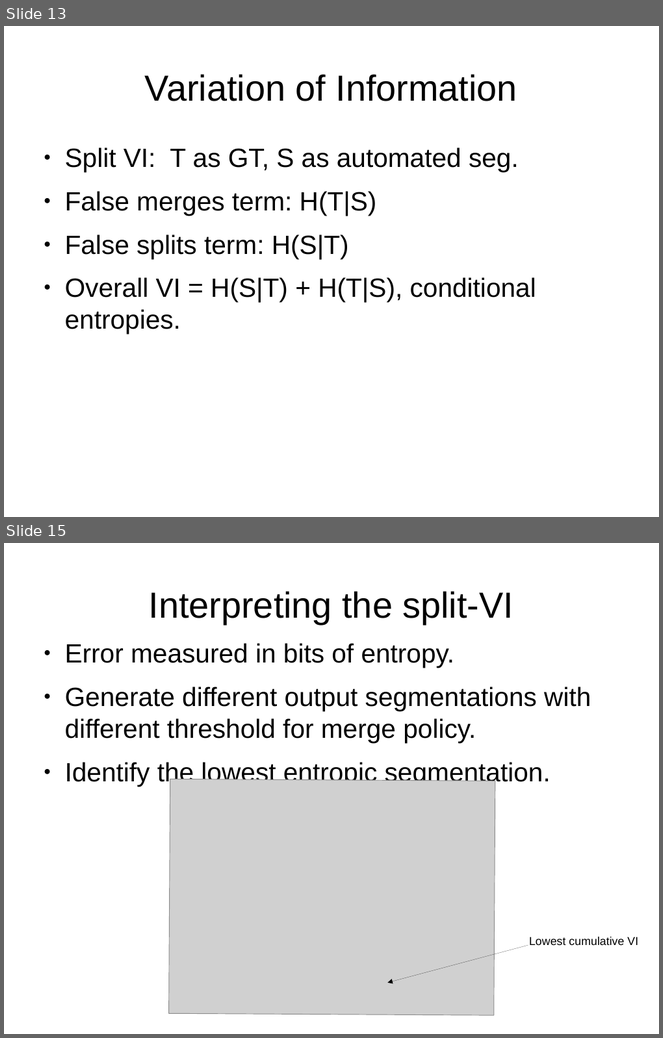
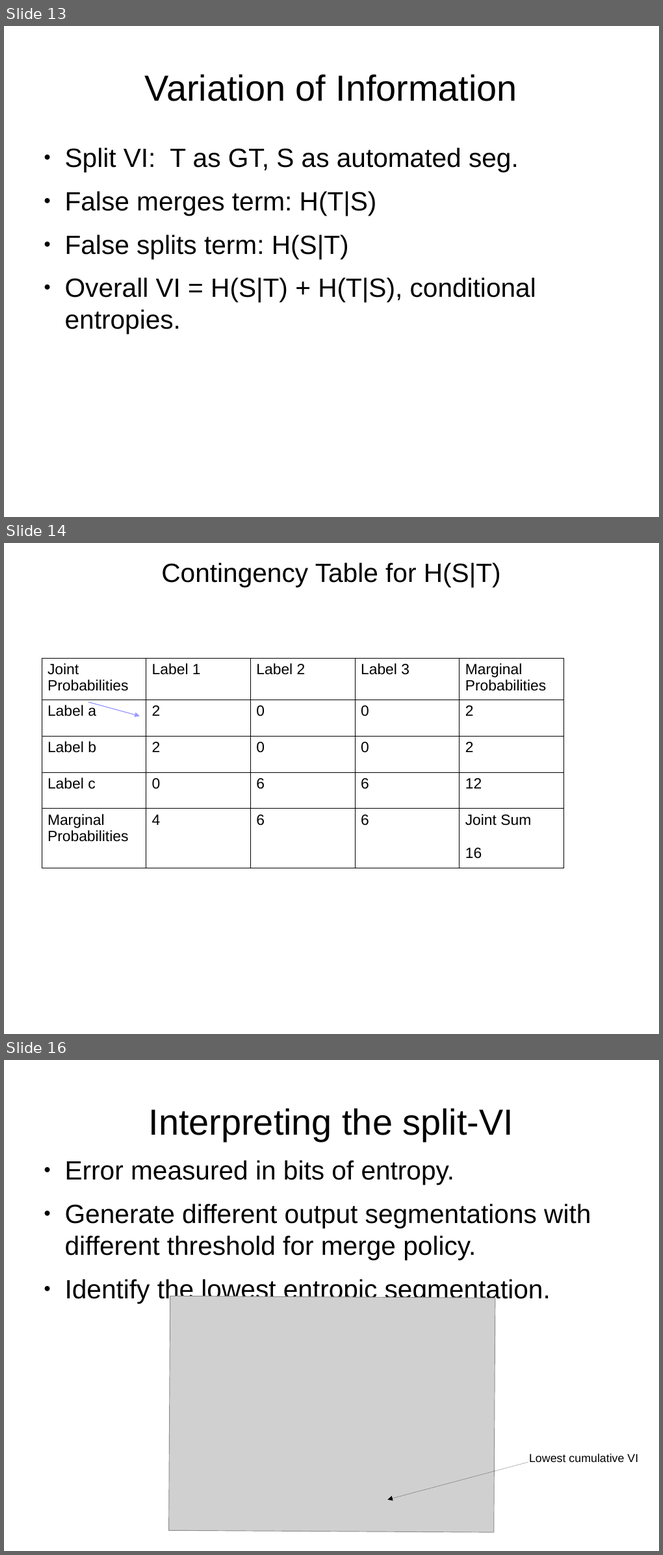
Before and after one commit to JohnnyTeutonic/view_all, a slide deck: Segmentation_Presentation.odp. Shown one above the other, each under a label of ours: slides 13 and 15 before the commit, slides 13, 14 and 16 after it; the slides between them are not shown. The pictures are 663x1038 and 663x1555 pixels, drawn with LibreOffice and Linux fonts; fonts in the diff are those of the drawing; grey boxes stand for pictures. Boxes give left, top, right and bottom in pixels: in the first picture for what was removed or moved away, otherwise in the second. Text is boxed around its words. In the diff, an @@ line names an element or a change of style, - is before the commit and + after.

```diff
--- a/Segmentation_Presentation.odp
+++ b/Segmentation_Presentation.odp
@@ slide 14 added at [4,543,659,1034], background #FFFFFF @@
@@ title added at [161,563,501,587], 32 pt, text #000000 @@
+Contingency Table for H(S|T)
@@ table added at [42,658,565,863], 5 rows, 5 columns @@
+Joint Probabilities | Label 1 | Label 2 | Label 3 | Marginal Probabilities
+Label a | 2 | 0 | 0 | 2
+Label b | 2 | 0 | 0 | 2
+Label c | 0 | 6 | 6 | 12
+Marginal Probabilities | 4 | 6 | 6 | Joint Sum / 16
@@ arrow added from (88, 702) to (140, 716), #0000FF 0 pt @@
@@ what was slide 15 is now slide 16 @@
```
Also in this commit, not shown: 10 slides changed, 2 other slides added, 2 slides removed, 4 other files.
